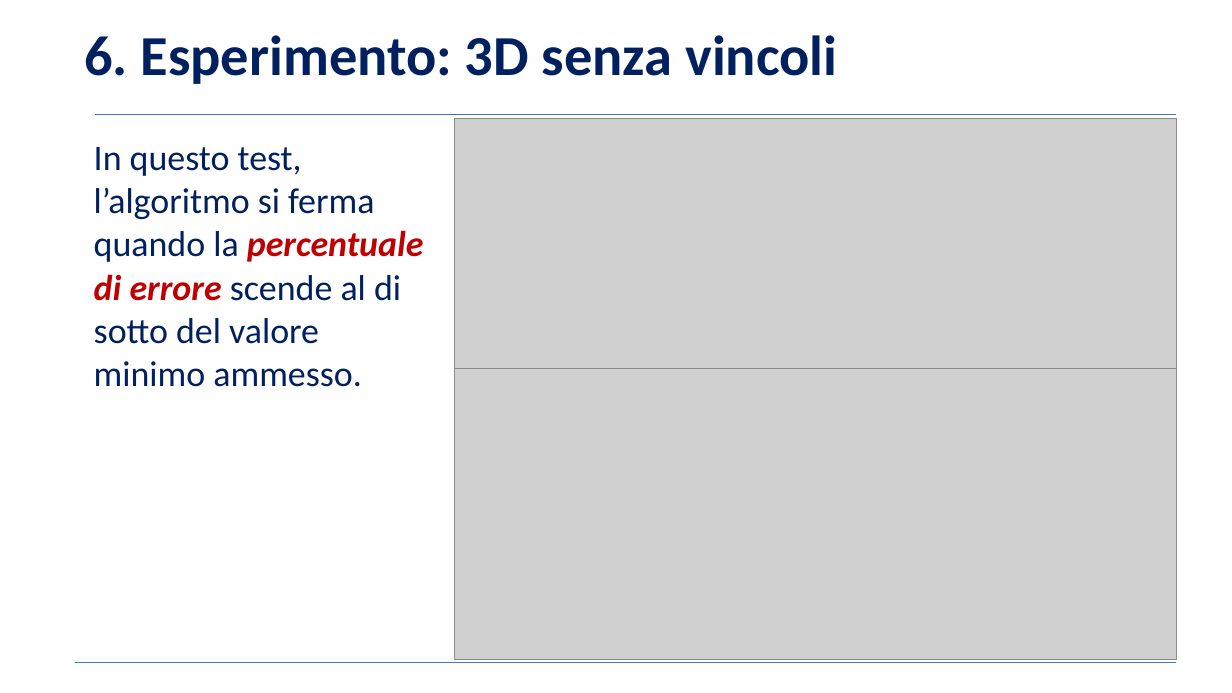
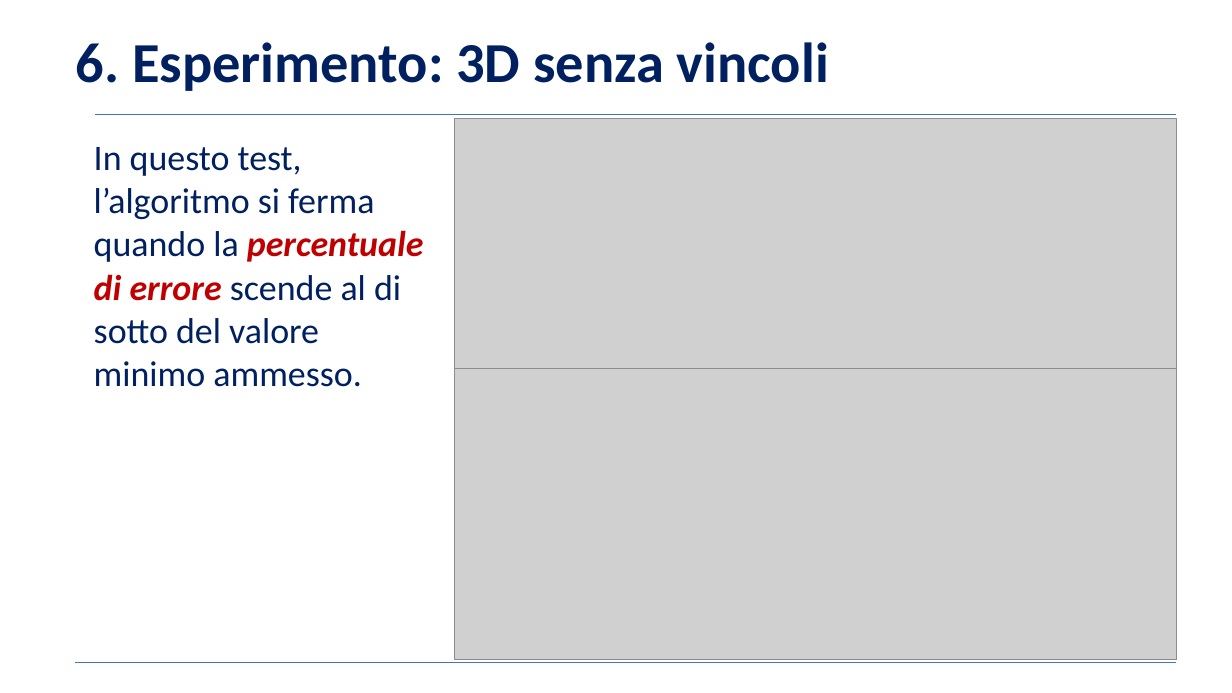
Before and after one commit to BernardoGiordano/NelderMeadMethod, a slide deck: slide 13 of writeup/Slides.pptx. Drawn at 1232x693 pixels with LibreOffice and Linux fonts; fonts in the diff are those of the drawing; grey boxes stand for pictures; background and template pictures are left out. Boxes give left, top, right and bottom in pixels: in the first picture for what was removed or moved away, otherwise in the second. Text is boxed around its words. In the diff, an @@ line names an element or a change of style, - is before the commit and + after.

```diff
--- a/writeup/Slides.pptx
+++ b/writeup/Slides.pptx
@@ title "6. Esperimento: 3D senza vincoli": place and size @@
-title "6. Esperimento: 3D senza vincoli" at box(84, 35, 837, 84)
+title "6. Esperimento: 3D senza vincoli" at box(76, 42, 829, 91)
```
Also in this commit, not shown: 3 other slides changed, 3 slides added, 1 slide removed.
